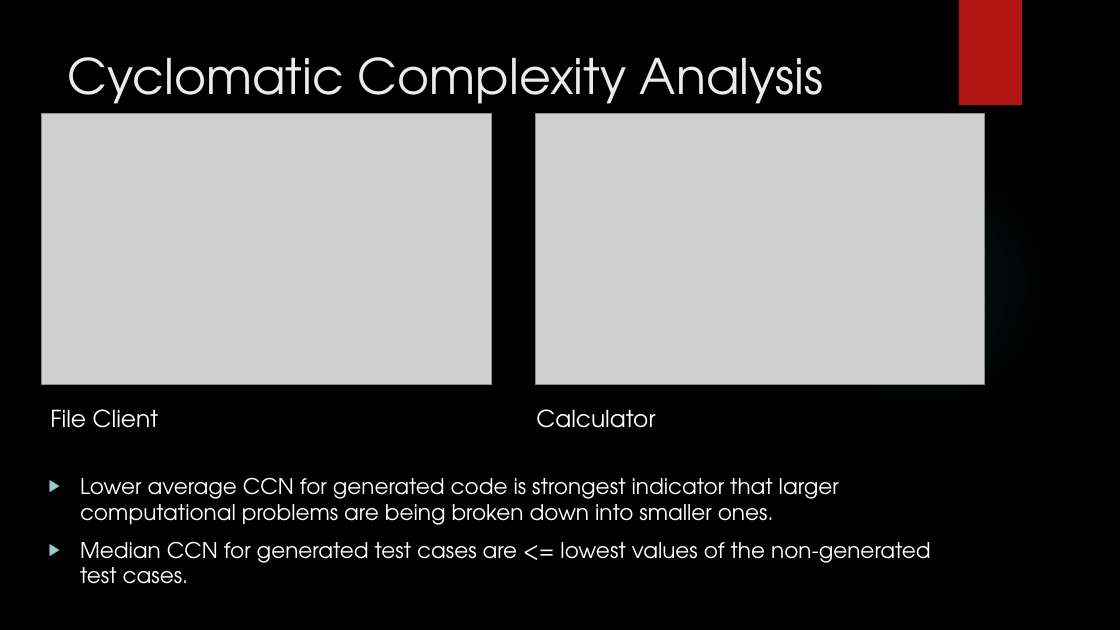
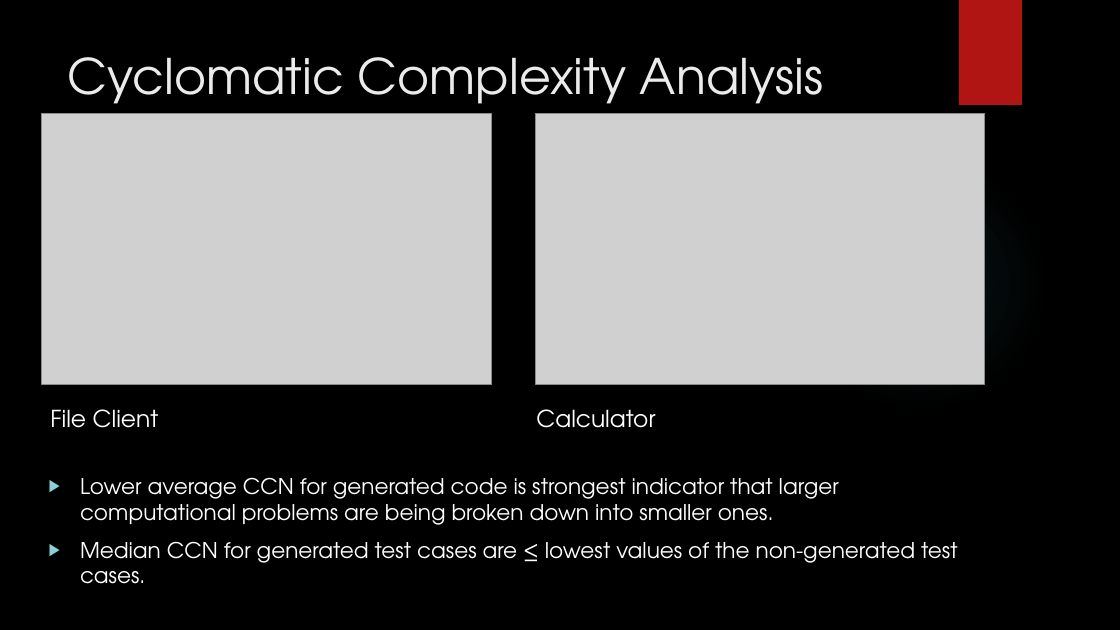
Before and after one commit to JasonGYoung/ProjectReport, a slide deck: slide 61 of DefensePresentation.pptx (slide 63 before the commit). Drawn at 1120x630 pixels with LibreOffice and Linux fonts; fonts in the diff are those of the drawing; grey boxes stand for pictures; background and template pictures are left out. Boxes give left, top, right and bottom in pixels: in the first picture for what was removed or moved away, otherwise in the second. Text is boxed around its words. In the diff, an @@ line names an element or a change of style, - is before the commit and + after.

```diff
--- a/DefensePresentation.pptx
+++ b/DefensePresentation.pptx
@@ text at (80,541,958,584): text changed @@
-▶ Median CCN for generated test cases are <= lowest values of the non-generated test cases.
+▶ Median CCN for generated test cases are ≤ lowest values of the non-generated test cases.
```
Also in this commit, not shown: 3 other slides changed, 4 slides added, 1 slide removed.
